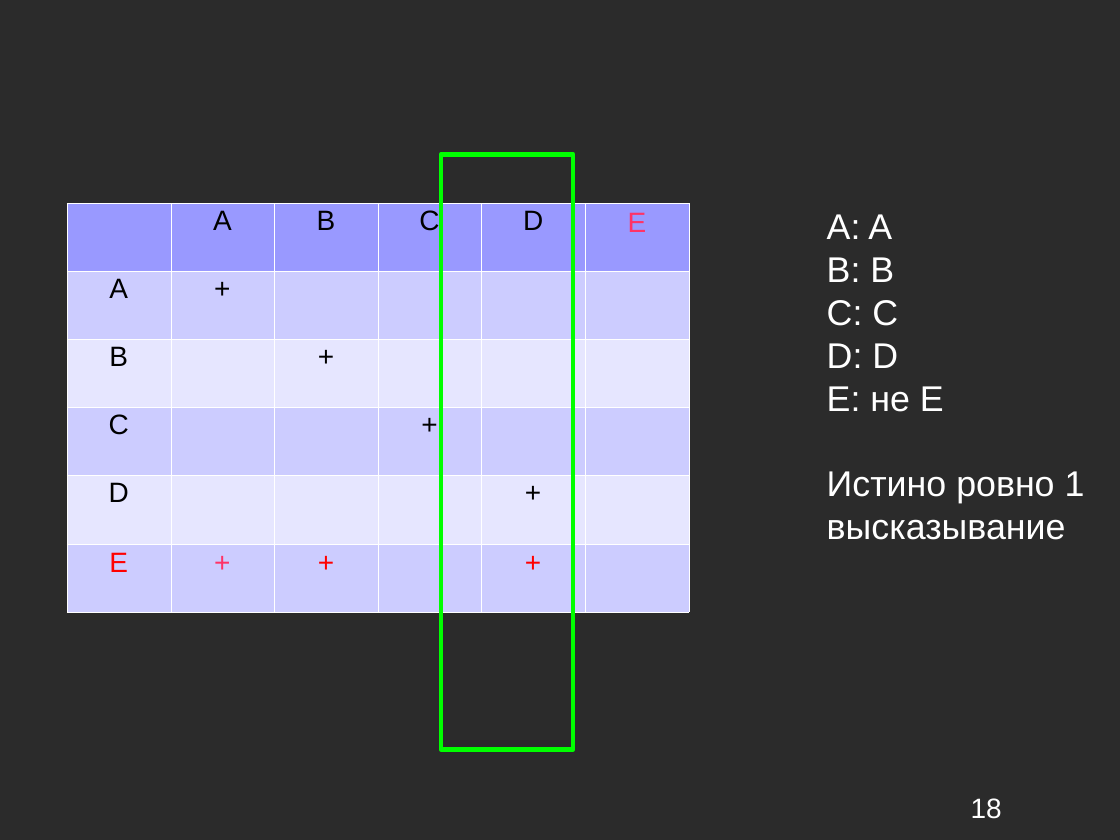
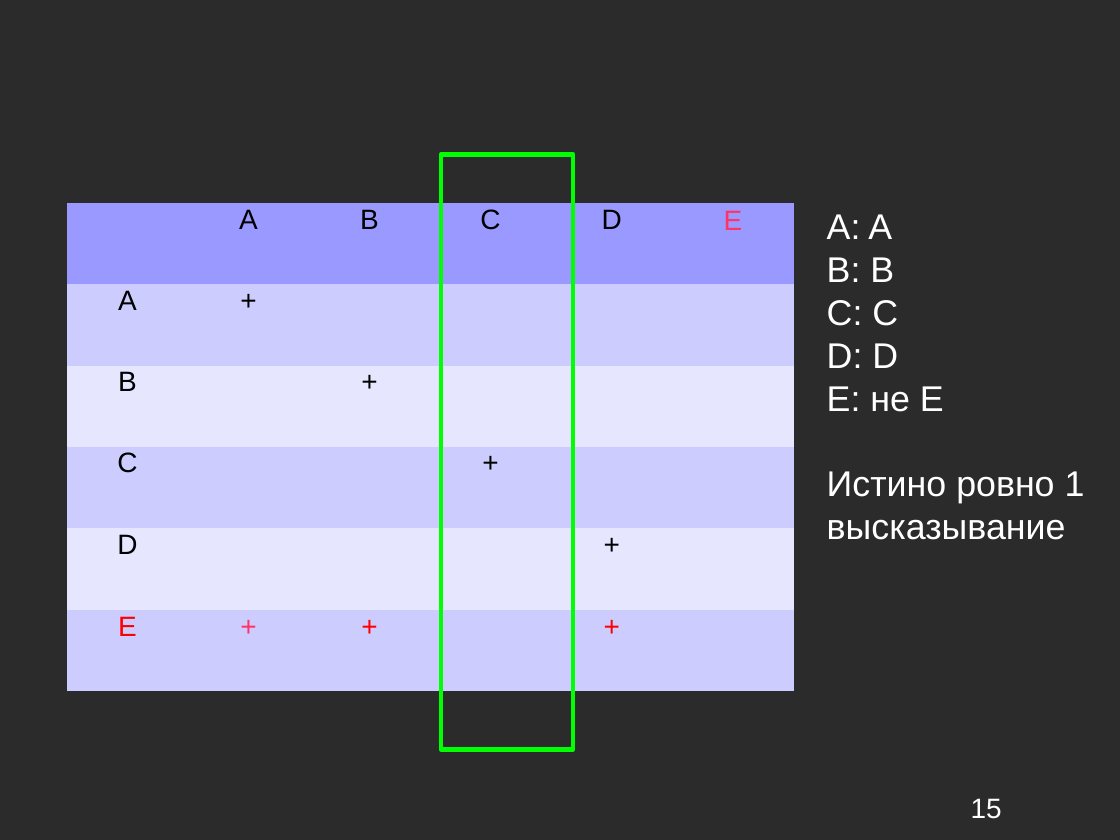
Before and after one commit to kevroletin/Coursework, a slide deck: slide 15 of 236_Кевролетин_презентация.ppt (slide 18 before the commit). Drawn at 1120x840 pixels with LibreOffice and Linux fonts; fonts in the diff are those of the drawing; background and template pictures are left out; a plain dark background stands for a picture behind light text. Boxes give left, top, right and bottom in pixels: in the first picture for what was removed or moved away, otherwise in the second. Text is boxed around its words. In the diff, an @@ line names an element or a change of style, - is before the commit and + after.

```diff
--- a/236_Кевролетин_презентация.ppt
+++ b/236_Кевролетин_презентация.ppt
@@ table at (67,204,793,691) @@
@@ line spacing 0.87 to 0.81 @@
@@ line spacing 0.93 to 0.87 @@
@@ borders changed @@
@@ table: place and size @@
-table at (67,204,688,613)
+table at (67,204,793,691)
@@ table removed at (67,203,689,612), 5 rows, 5 columns @@
- | A | B | C | D
-A | + |  |  | 
-B |  | + |  | 
-C |  |  | + | 
-D |  |  |  | +
@@ page number at (971,798,1002,819): text changed @@
-18
+15
```
Also in this commit, not shown: 9 other slides changed, 3 slides removed, 3 other files.
